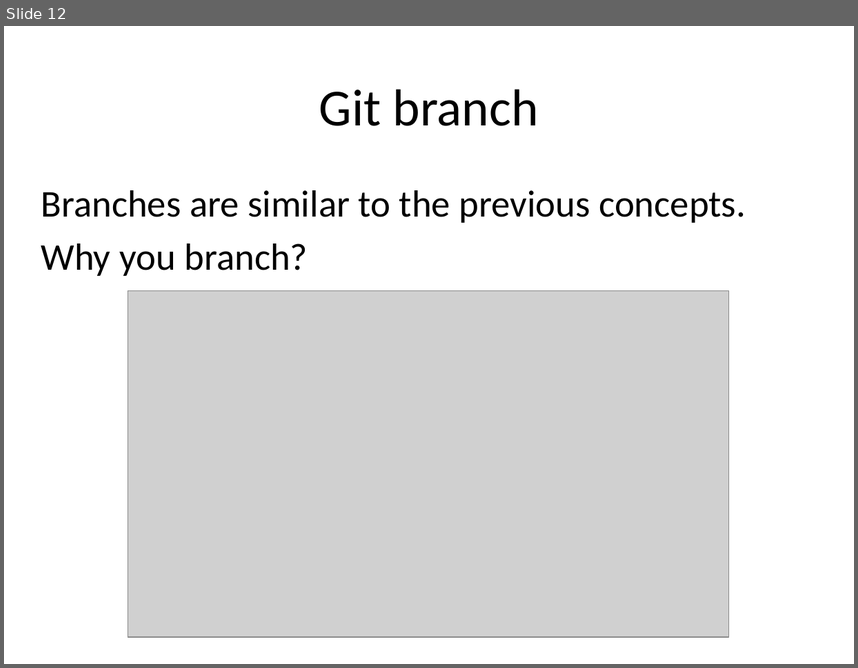
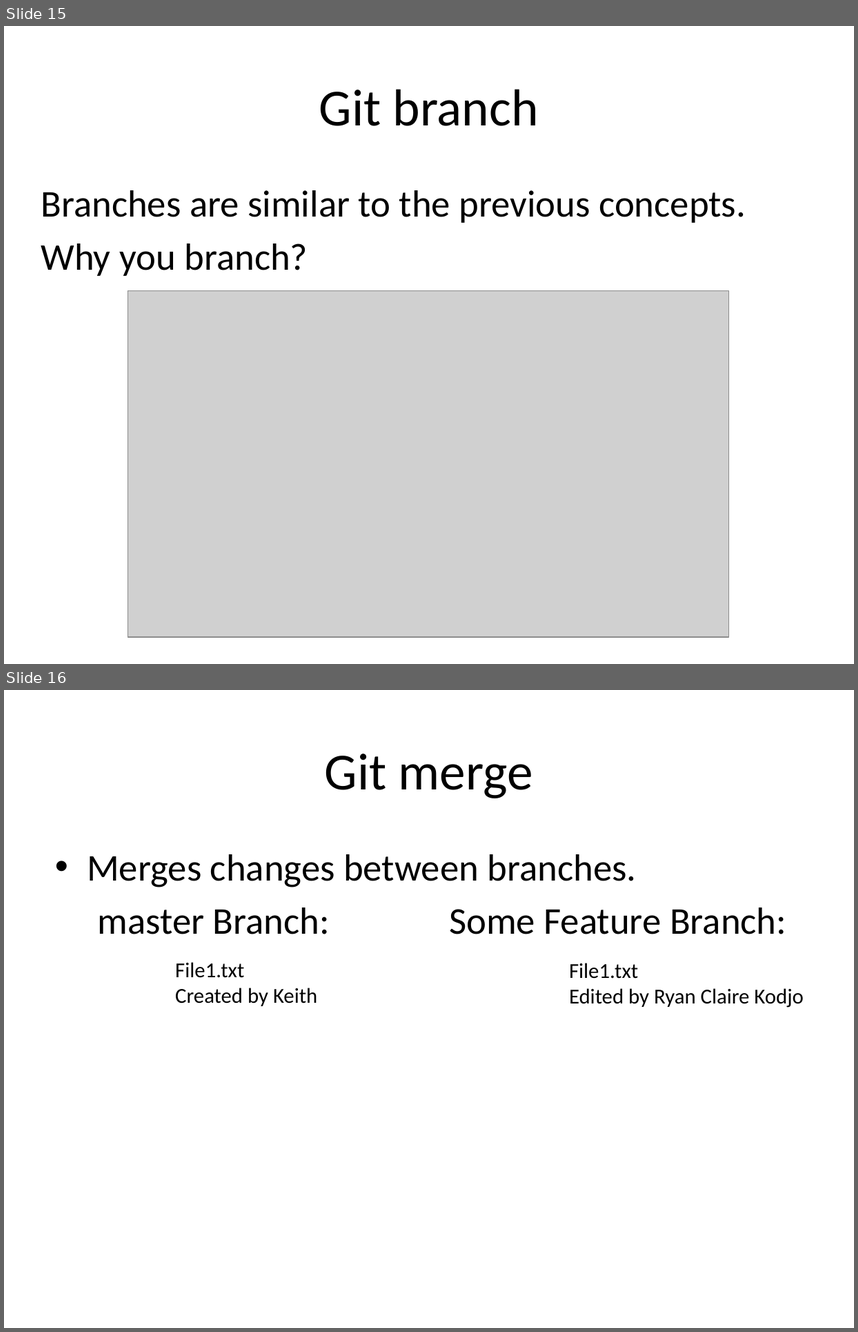
Before and after one commit to jtian1167/SLP-demo, a slide deck: SLP github.pptx. Shown one above the other, each under a label of ours: slide 12 before the commit, slides 15 and 16 after it. The pictures are 858x668 and 858x1332 pixels, drawn with LibreOffice and Linux fonts; fonts in the diff are those of the drawing; grey boxes stand for pictures. Boxes give left, top, right and bottom in pixels: in the first picture for what was removed or moved away, otherwise in the second. Text is boxed around its words. In the diff, an @@ line names an element or a change of style, - is before the commit and + after.

```diff
--- a/SLP github.pptx
+++ b/SLP github.pptx
@@ slide 16 added at (x1=4, y1=690, x2=854, y2=1328), background #FFFFFF @@
@@ title added at (x1=325, y1=753, x2=533, y2=798), 44 pt, text #000000 @@
+Git merge
@@ text added at (x1=87, y1=854, x2=786, y2=934), 32 pt, text #000000 @@
+• Merges changes between branches.
+master Branch: Some Feature Branch:
@@ text added at (x1=175, y1=962, x2=317, y2=1006), 18 pt, text #000000 @@
+File1.txt
+Created by Keith
@@ text added at (x1=569, y1=963, x2=803, y2=1007), 18 pt, text #000000 @@
+File1.txt
+Edited by Ryan Claire Kodjo
@@ what was slide 12 is now slide 15 @@
```
Also in this commit, not shown: 10 slides changed, 4 other slides added, 1 slide removed, 1 other file.
